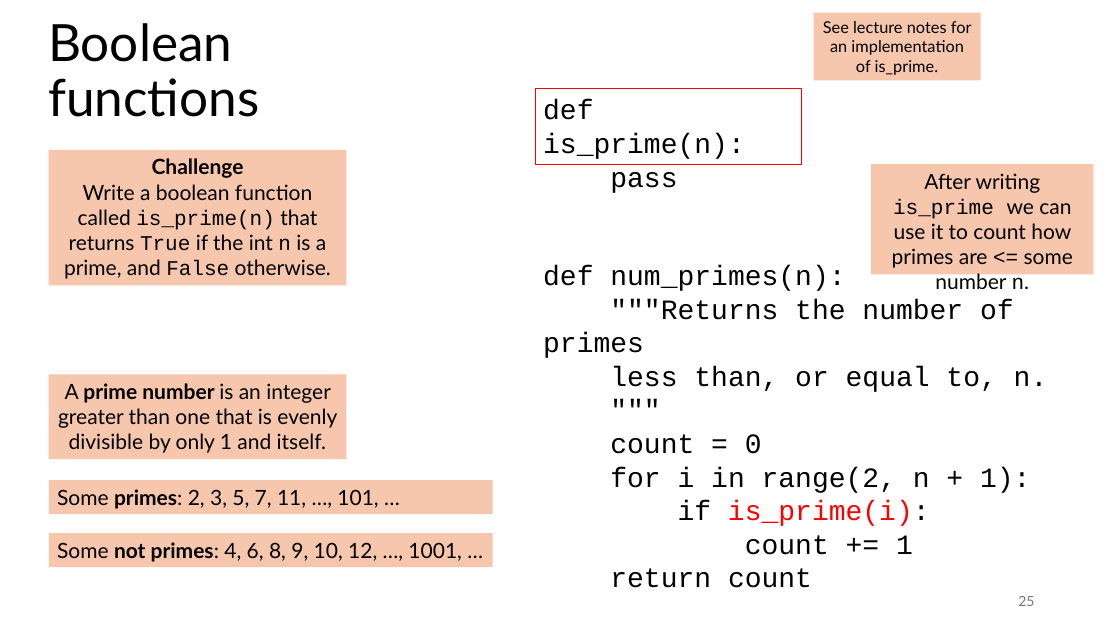
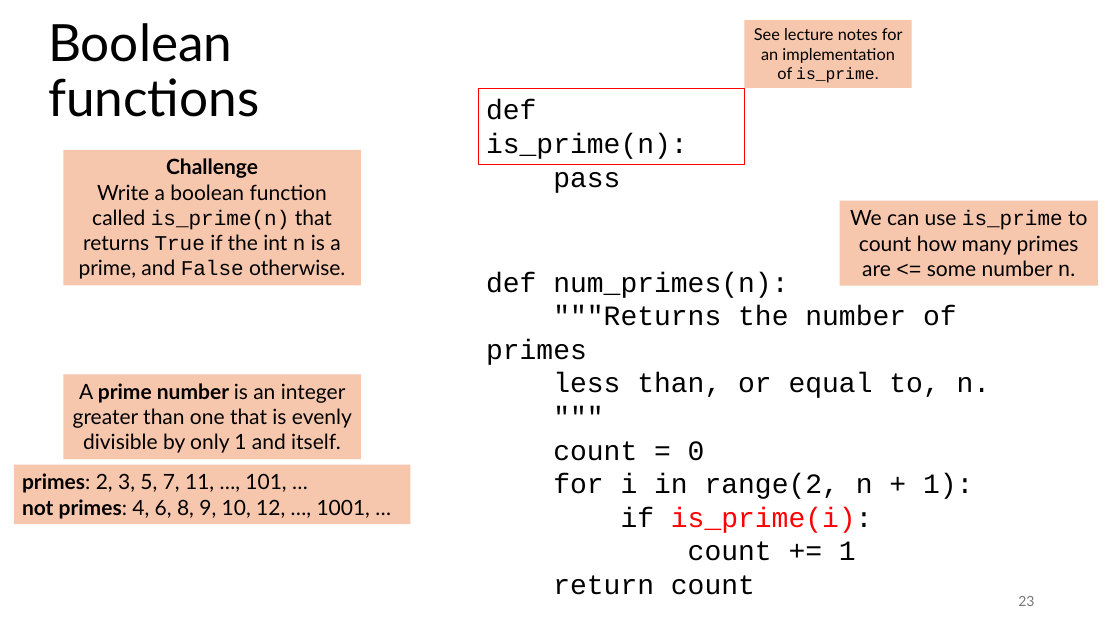
Before and after one commit to tjd1234/cmpt120fall2024, a slide deck: slide 23 of lecture_notes/chapter6/chapter6.pptx (slide 25 before the commit). Drawn at 1120x630 pixels with LibreOffice and Linux fonts; fonts in the diff are those of the drawing. Boxes give left, top, right and bottom in pixels: in the first picture for what was removed or moved away, otherwise in the second. Text is boxed around its words. In the diff, an @@ line names an element or a change of style, - is before the commit and + after.

```diff
--- a/lecture_notes/chapter6/chapter6.pptx
+++ b/lecture_notes/chapter6/chapter6.pptx
@@ rectangle "See lecture notes for an ...": place and size @@
-rectangle "See lecture notes for an ..." at bbox=[814, 13, 981, 81]
+rectangle "See lecture notes for an ..." at bbox=[744, 20, 912, 88]
@@ rectangle "See lecture notes for an ..." at bbox=[744, 20, 912, 88]: font Lato to Courier New in "is_prime." @@
@@ rectangle "def is_prime(n):": place and size @@
-rectangle "def is_prime(n):" at bbox=[535, 87, 802, 164]
+rectangle "def is_prime(n):" at bbox=[478, 88, 745, 165]
@@ rectangle "Challenge Write a boolean function ...": place and size @@
-rectangle "Challenge Write a boolean function ..." at bbox=[49, 150, 346, 286]
+rectangle "Challenge Write a boolean function ..." at bbox=[63, 150, 360, 286]
@@ rectangle "We can use is_prime to ...": place and size @@
-rectangle "We can use is_prime to ..." at bbox=[871, 164, 1094, 274]
+rectangle "We can use is_prime to ..." at bbox=[840, 201, 1098, 286]
@@ text in rectangle at bbox=[850, 210, 1087, 276]: text changed @@
-After writing is_prime we can use it to count how primes are <= some number n.
+We can use is_prime to count how many primes are <= some number n.
@@ text "def num_primes(n):": place and size @@
-text "def num_primes(n):" at bbox=[543, 265, 1048, 555]
+text "def num_primes(n):" at bbox=[486, 272, 991, 561]
@@ rectangle "A prime number is an ...": place and size @@
-rectangle "A prime number is an ..." at bbox=[49, 375, 346, 460]
+rectangle "A prime number is an ..." at bbox=[63, 375, 360, 460]
@@ rectangle "primes: 2, 3, 5, 7, ...": place and size @@
-rectangle "primes: 2, 3, 5, 7, ..." at bbox=[49, 481, 492, 514]
+rectangle "primes: 2, 3, 5, 7, ..." at bbox=[13, 465, 410, 524]
@@ text in rectangle at bbox=[22, 473, 370, 519]: text changed @@
-Some primes: 2, 3, 5, 7, 11, …, 101, …
+primes: 2, 3, 5, 7, 11, …, 101, …
+not primes: 4, 6, 8, 9, 10, 12, …, 1001, …
@@ rectangle removed at bbox=[49, 534, 492, 567] @@
-Some not primes: 4, 6, 8, 9, 10, 12, …, 1001, …
@@ page number at bbox=[1018, 596, 1034, 606]: text changed @@
-25
+23
```
Also in this commit, not shown: 10 other slides changed, 48 slides added, 2 slides removed, 1 other file.
